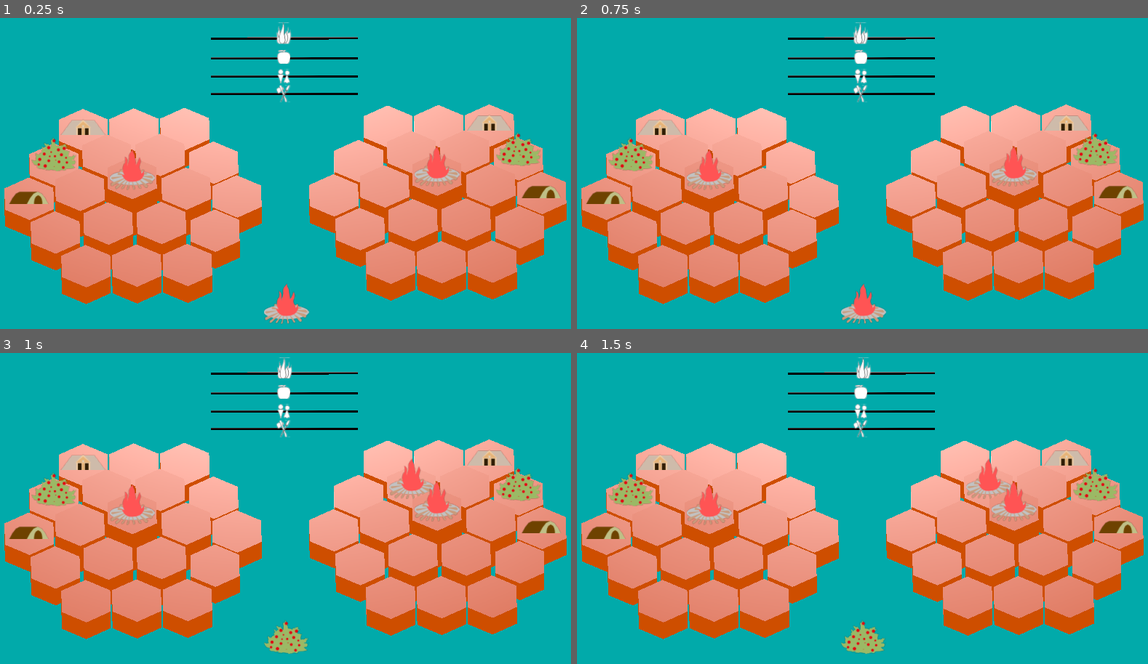
Above: before the commit, frames 1-4 (two rows, left to right).
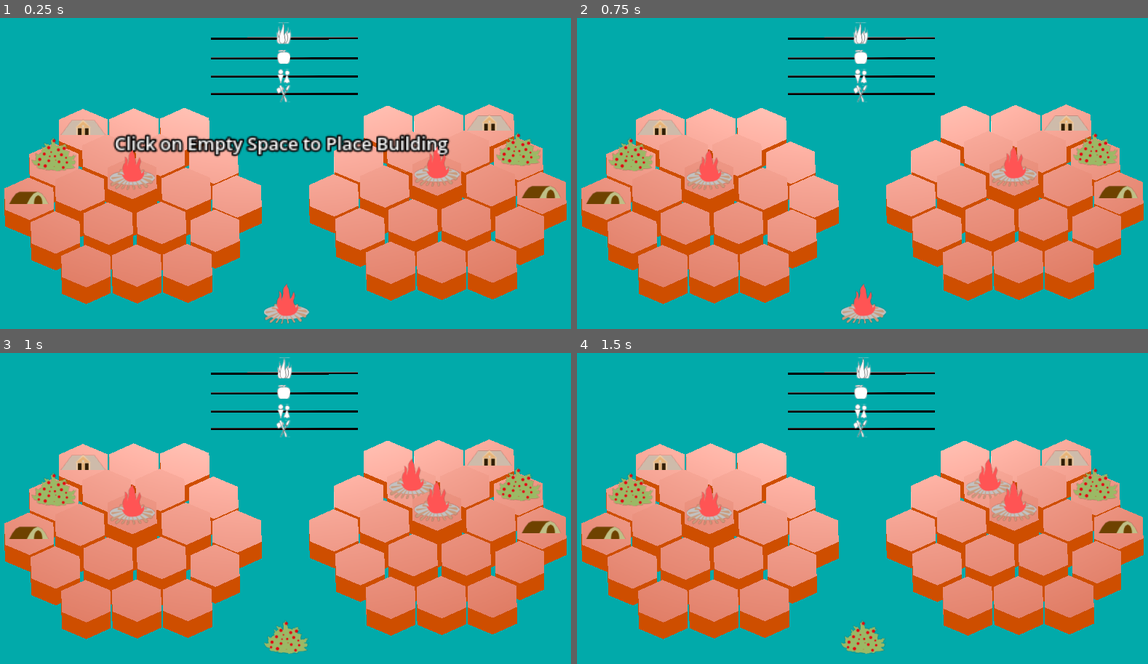
Above: after the commit, the same moments.

Repository: chlorolupus/lihkggamejam
Game: Godot game, scene res://scenes/game3.tscn
Same seed, same stepped clock (60 frames per second), same inputs: the game is played once before the commit and once after it.
Inputs (mouse positions are in pixels of both pictures, inside the frame that each line leads up to):
- Up to frame 1 (0.25 s): no input
- Up to frame 2 (0.75 s): tap Enter at 0.5 s; move the mouse to (993, 164) at 0.52 s; hold D (game_right) from 0.53 s (still down); click (993, 164) at 0.67 s
- Up to frame 3 (1 s): keep holding D (game_right)
- Up to frame 4 (1.5 s): release D (game_right) at 1.25 s; tap Space at 1.25 s; drag from (748, 533) to (833, 580) at 1.27 s

The runs differ from the first frame. In frame 1, 2.8% of the frame differs, in the area x 19-79%, y 37-45%; in frame 2, nothing differs; in frame 3, nothing differs; in frame 4, nothing differs.

Commit message:
Add start game and end game labels

Diff:
--- a/scenes/game3.tscn
+++ b/scenes/game3.tscn
@@ -2053,7 +2053,17 @@
 material = SubResource("StandardMaterial3D_gkcpu")
 
 [node name="GameOver" type="Sprite3D" parent="."]
-transform = Transform3D(0.25, 0, 0, 0, 0.25, 0, 0, 0, 0.25, -2.688, 1.84007, -0.146351)
+transform = Transform3D(0.25, 0, 0, 0, 0.25, 0, 0, 0, 0.25, -2.688, 2.34178, -0.146351)
 visible = false
 billboard = 1
 texture = ExtResource("10_0dwss")
+
+[node name="Label3D" type="Label3D" parent="GameOver"]
+transform = Transform3D(6, 0, 0, 0, 6, 0, 0, 0, 6, 0, -6.41516, 0)
+billboard = 1
+text = "Press any space to restart"
+
+[node name="Label3D" type="Label3D" parent="."]
+transform = Transform3D(2, 0, 0, 0, 2, 0, 0, 0, 2, -2.6442, 1.54147, 0)
+billboard = 1
+text = "Click on Empty Space to Place Building"
--- a/scripts/game3.gd
+++ b/scripts/game3.gd
@@ -50,6 +50,8 @@
 
 # Called every frame. 'delta' is the elapsed time since the previous frame.
 func _process(delta):
+	if Input.is_mouse_button_pressed(MOUSE_BUTTON_LEFT):
+		get_node("Label3D").visible = false
 	if not game_over:
 		for i in range(4):
 			VillageAStats[i] += VillageAStatsGain[i] * delta
